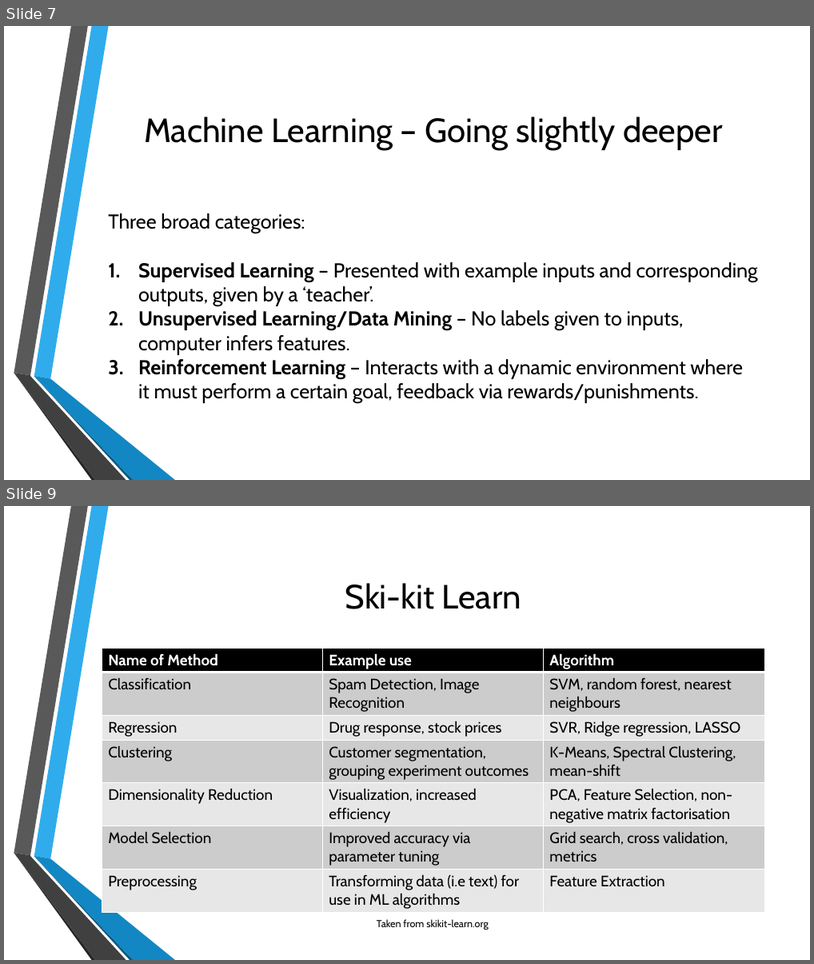
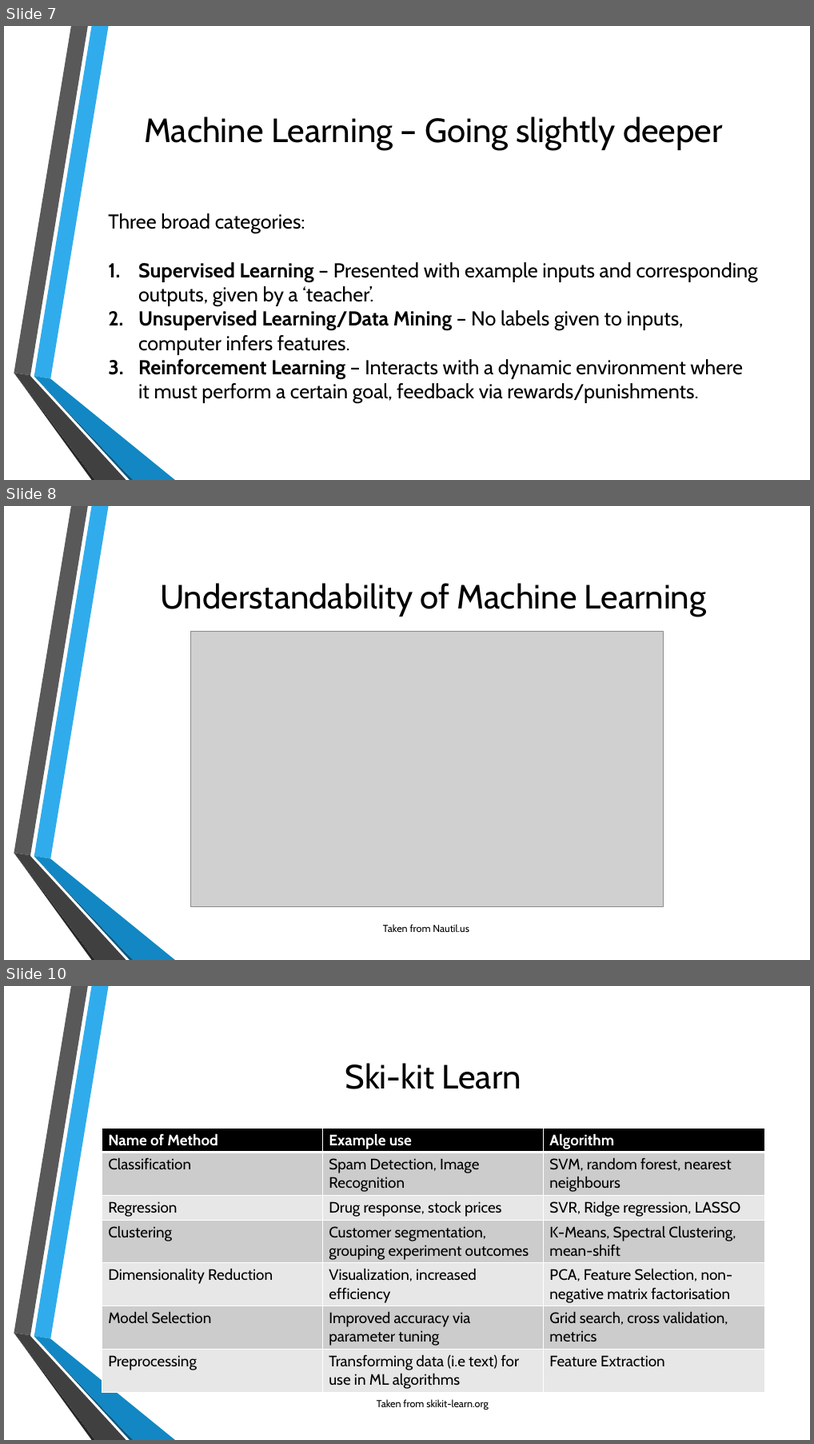
Before and after one commit to samuelsenior/ML_Intro, a slide deck: ML_Tools.pptx. Shown one above the other, each under a label of ours: slides 7 and 9 before the commit, slides 7, 8 and 10 after it; the slides between them are not shown. The pictures are 814x964 and 814x1444 pixels, drawn with LibreOffice and Linux fonts; fonts in the diff are those of the drawing; grey boxes stand for pictures; background and template pictures are left out. Boxes give left, top, right and bottom in pixels: in the first picture for what was removed or moved away, otherwise in the second. Text is boxed around its words. In the diff, an @@ line names an element or a change of style, - is before the commit and + after.

```diff
--- a/ML_Tools.pptx
+++ b/ML_Tools.pptx
@@ slide 8 added at (4, 506, 810, 960), background picture (left out); not listed: 6 template elements that a slide beside it also shows @@
@@ title added at (160, 583, 706, 616), 40 pt, text #000000 @@
+Understandability of Machine Learning
@@ picture added at (191, 631, 664, 906) @@
@@ text added at (383, 924, 470, 932), 12 pt, text #000000 @@
+Taken from Nautil.us
@@ what was slide 9 is now slide 10 @@
```
Also in this commit, not shown: 3 slides changed, 3 other slides added, 1 slide removed, 4 other files.
